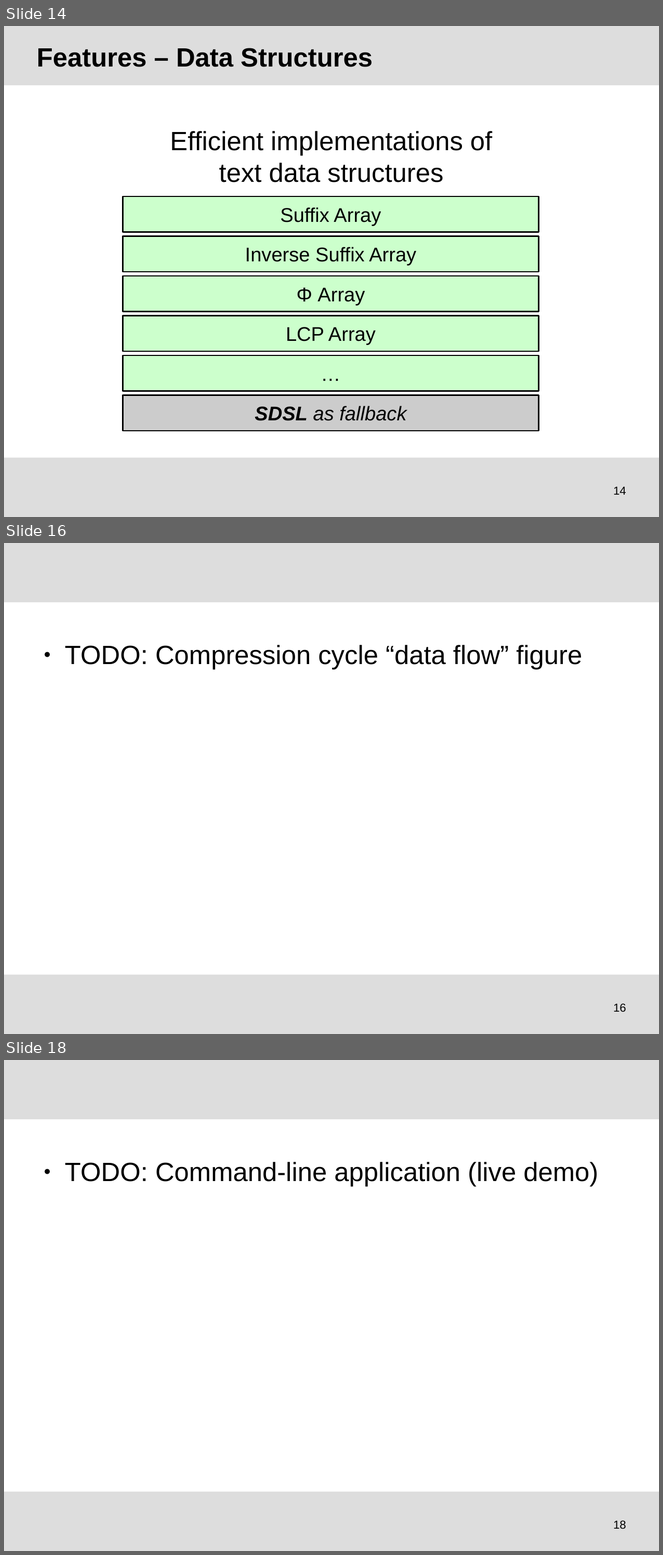
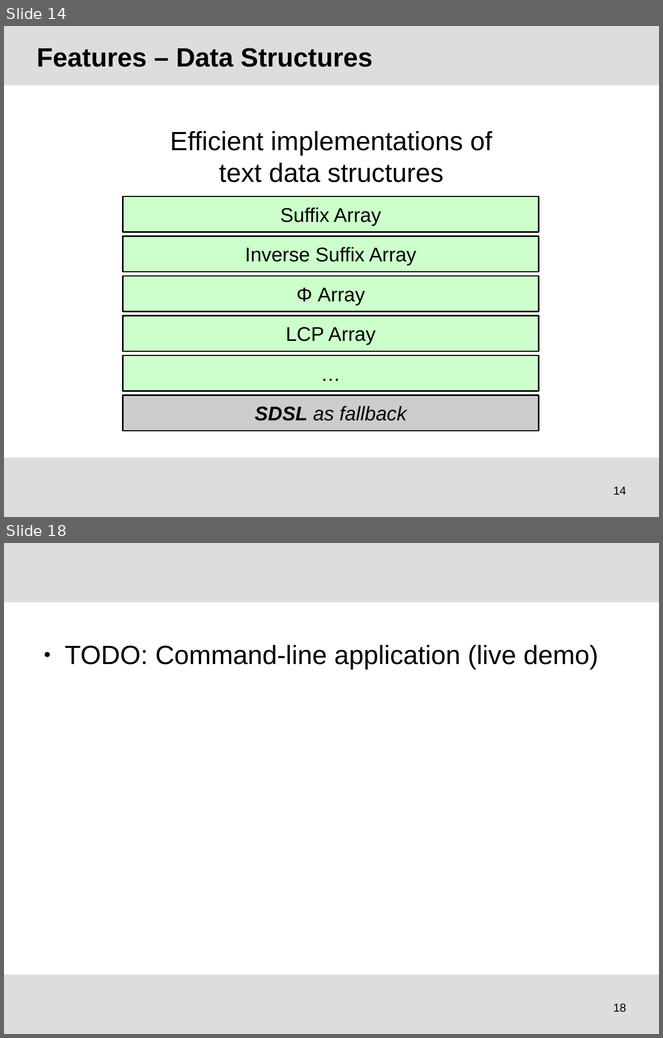
Before and after one commit to tudocomp/tudocomp, a slide deck: etc/presentation.odp. Shown one above the other, each under a label of ours: slides 14, 16 and 18 before the commit, slides 14 and 18 after it; the slides between them are not shown. The pictures are 663x1555 and 663x1038 pixels, drawn with LibreOffice and Linux fonts; fonts in the diff are those of the drawing; background and template pictures are left out. Boxes give left, top, right and bottom in pixels: in the first picture for what was removed or moved away, otherwise in the second. Text is boxed around its words. In the diff, an @@ line names an element or a change of style, - is before the commit and + after.

```diff
--- a/etc/presentation.odp
+++ b/etc/presentation.odp
@@ slide 16 removed at bbox=[4, 543, 659, 1034], background #FFFFFF; not listed: 2 template elements that a slide beside it also shows @@
@@ text removed at bbox=[65, 645, 582, 670] @@
-● TODO: Compression cycle “data flow” figure
@@ page number removed at bbox=[613, 1004, 626, 1013] @@
-16
```
Also in this commit, not shown: 3 slides changed, 1 slide added.
